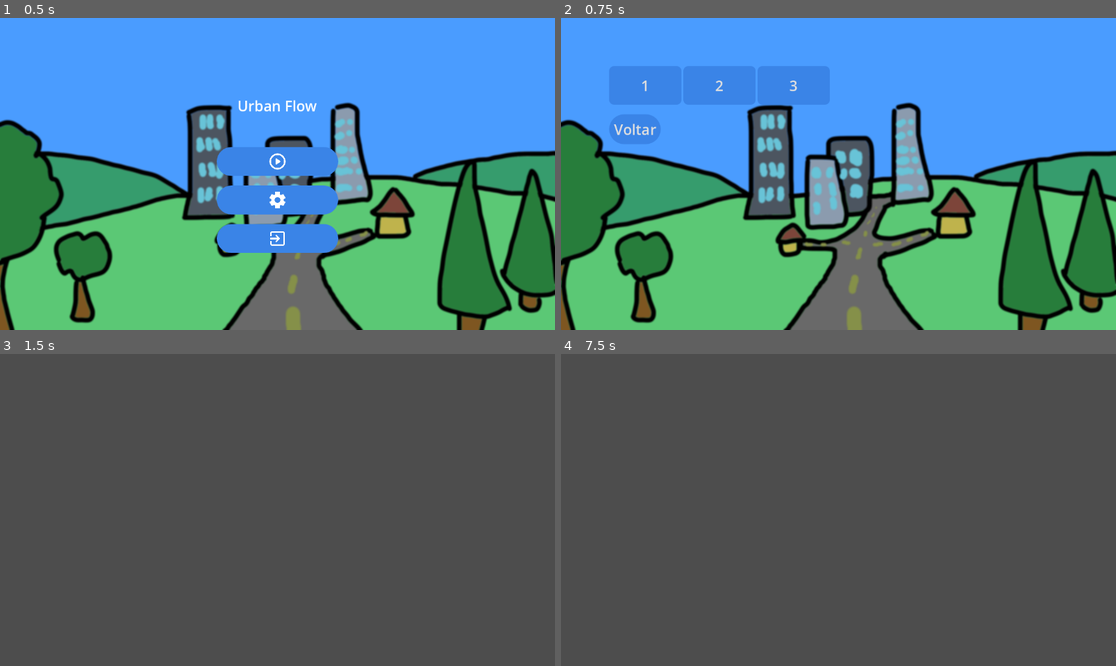
Above: before the commit, frames 1-4 (two rows, left to right).
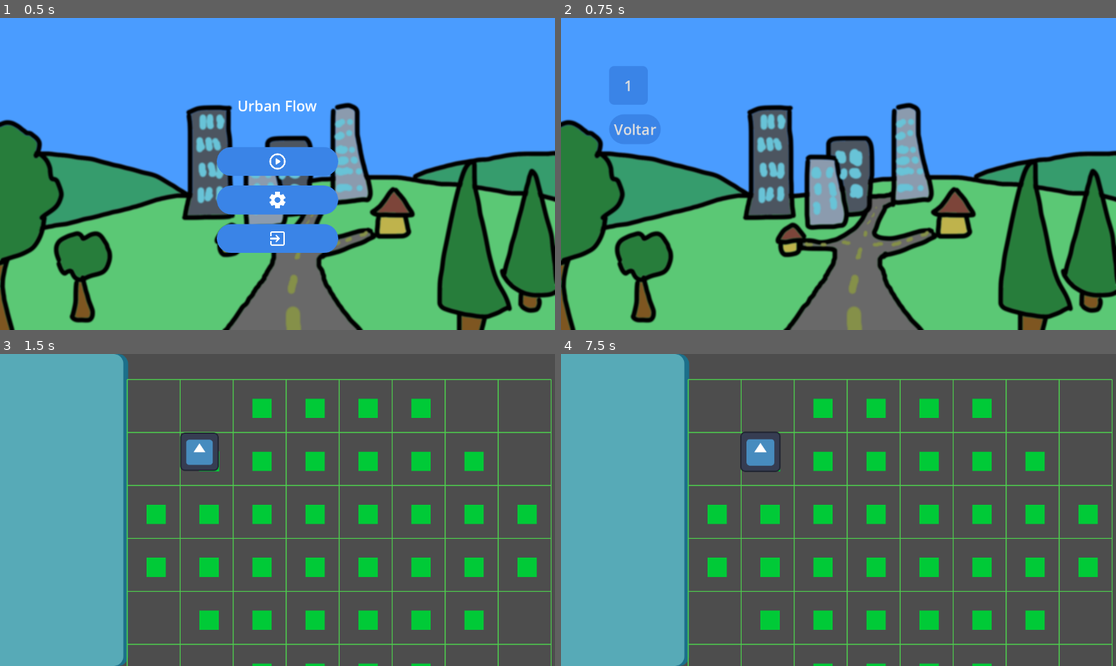
Above: after the commit, the same moments.

Repository: Thales3006/urban-flow
Game: Godot game, scene res://scenes/main_menu.tscn
Same seed, same stepped clock (60 frames per second), same inputs: the game is played once before the commit and once after it. The engine's default icon, where the game draws it, is replaced by a stand-in: a white triangle on a blue panel in a dark square.
Inputs (mouse positions are in pixels of both pictures, inside the frame that each line leads up to):
- Up to frame 1 (0.5 s): no input
- Up to frame 2 (0.75 s): click (838, 161) at 0.5 s
- Up to frame 3 (1.5 s): click "1" at 1.25 s
- Up to frame 4 (7.5 s): tap Enter at 2, 3.5, 5 s; move the mouse to (960, 494) at 2.02 s; click (960, 494) at 2.17 s; tap Space at 2.75, 4.25, 5.75 s; drag from (727, 525) to (810, 572) at 2.77 s; move the mouse to (894, 441) at 3.52 s; click (894, 441) at 3.67 s; drag from (810, 572) to (672, 463) at 4.27 s; move the mouse to (1005, 556) at 5.02 s; click (1005, 556) at 5.17 s; drag from (672, 463) to (755, 432) at 5.77 s; move the mouse to (866, 510) at 6.52 s; click (866, 510) at 6.67 s; drag from (755, 432) to (727, 525) at 7.27 s

Frame 1 is identical in both runs. In frame 2, 0.1% of the frame differs, in the area x 11-43%, y 20-24%; in frame 3, 34%, in the area x 0-100%, y 0-100%; in frame 4, 34%.

Commit message:
feat: new placeholder level 1 file and level scene

Diff:
--- /dev/null
+++ b/global.gd
@@ -0,0 +1,4 @@
+extends Node
+
+var current_level_path: String
+var is_dragging: bool = false
--- a/project.godot
+++ b/project.godot
@@ -15,6 +15,21 @@
 config/features=PackedStringArray("4.5", "GL Compatibility")
 config/icon="res://resources/icons/icon.svg"
 
+[autoload]
+
+global="*res://global.gd"
+
+[global_group]
+
+dropable=""
+
+[input]
+
+mouse={
+"deadzone": 0.2,
+"events": []
+}
+
 [rendering]
 
 renderer/rendering_method="gl_compatibility"
--- /dev/null
+++ b/resources/levels/level1.tres
@@ -0,0 +1,15 @@
+[gd_resource type="Resource" script_class="LevelData" load_steps=2 format=3 uid="uid://fpq5cb6n8grw"]
+
+[ext_resource type="Script" uid="uid://b2di8yjhlf3sq" path="res://scenes/scripts/level_data.gd" id="1_a2b3c"]
+
+[resource]
+script = ExtResource("1_a2b3c")
+level_name = "1"
+grid_width = 8
+grid_height = 6
+grid_layout = Array[CellType]([2, 2, 0, 0, 0, 0, 2, 2, 2, 0, 0, 0, 0, 0, 0, 2, 0, 0, 0, 0, 0, 0, 0, 0, 0, 0, 0, 0, 0, 0, 0, 0, 2, 0, 0, 0, 0, 0, 0, 2, 2, 2, 0, 0, 0, 0, 2, 2])
+available_buildings = {
+"bus": 3,
+"hospital": 2,
+"house": 1
+}
--- /dev/null
+++ b/scenes/building.gd
@@ -0,0 +1,81 @@
+extends Node2D
+class_name Building
+
+const building = preload("res://scenes/building.tscn")
+
+var mouse_in: bool = false
+var dragging: bool = false
+var area2D: Area2D
+var initialPos: Vector2
+
+static func create(pos: Vector2) -> Building:
+	var new_building: Building = building.instantiate()
+	new_building.global_position = pos
+	new_building.initialPos = pos
+	return new_building
+
+func _ready() -> void:
+	area2D = $Area2D
+
+func _process(_delta: float) -> void:
+	pass
+
+func _input(event: InputEvent) -> void:
+	if event is InputEventMouseMotion and dragging:
+		global_position = get_global_mouse_position()
+	if event is InputEventMouseButton:
+		if not mouse_in:
+			return
+		if event.pressed:
+			dragging = true
+			global.is_dragging = true
+		elif not event.pressed and dragging:
+			dragging = false
+			global.is_dragging = false
+			print("MINHA POS: ")
+			print(self.global_position)
+
+			var tween = get_tree().create_tween()
+
+			var closest_cell = get_closest_overlapping_cell()
+			print(closest_cell)
+			if closest_cell:
+				print("TARGET CELL: ")
+				print(self.global_position)
+				tween.tween_property(self, "global_position", closest_cell.global_position, 0.2).set_ease(Tween.EASE_OUT)
+			else:
+				tween.tween_property(self, "global_position", initialPos, 0.2).set_ease(Tween.EASE_OUT)
+
+func get_closest_overlapping_cell():
+	if not area2D:
+		return null
+	var overlapping_bodies = area2D.get_overlapping_bodies()
+	var dropable_cells = []
+	for body in overlapping_bodies:
+		if body.is_in_group('dropable'):
+			dropable_cells.append(body)
+
+	var closest_cell = null
+	var min_distance = INF
+	for cell in dropable_cells:
+		var distance = global_position.distance_to(cell.global_position)
+		if distance < min_distance:
+			min_distance = distance
+			closest_cell = cell
+	return closest_cell
+
+func _on_area_2d_body_entered(body) -> void:
+	body.scale = Vector2(1.05,1.05)
+
+func _on_area_2d_body_exited(body) -> void:
+	body.scale = Vector2(1.0,1.0)
+
+func _on_area_2d_mouse_entered() -> void:
+	if not global.is_dragging:
+		mouse_in = true
+		scale = Vector2(1.05,1.05)
+
+func _on_area_2d_mouse_exited() -> void:
+	if not global.is_dragging:
+		mouse_in = false
+		scale = Vector2(1,1)
--- /dev/null
+++ b/scenes/building.tscn
@@ -0,0 +1,25 @@
+[gd_scene load_steps=4 format=3 uid="uid://beqaxe1jj2r4m"]
+
+[ext_resource type="Texture2D" uid="uid://dd6tqsywkpi5w" path="res://resources/icons/icon.svg" id="1_n8bkc"]
+[ext_resource type="Script" uid="uid://b6gc8q1a2dt1l" path="res://scenes/building.gd" id="1_uvy8r"]
+
+[sub_resource type="RectangleShape2D" id="RectangleShape2D_uvy8r"]
+size = Vector2(123, 120.5)
+
+[node name="Building" type="Node2D"]
+script = ExtResource("1_uvy8r")
+
+[node name="Sprite2D" type="Sprite2D" parent="."]
+scale = Vector2(0.6238607, 0.6227105)
+texture = ExtResource("1_n8bkc")
+
+[node name="Area2D" type="Area2D" parent="."]
+
+[node name="CollisionShape2D" type="CollisionShape2D" parent="Area2D"]
+scale = Vector2(0.6380408, 0.6380408)
+shape = SubResource("RectangleShape2D_uvy8r")
+
+[connection signal="body_entered" from="Area2D" to="." method="_on_area_2d_body_entered"]
+[connection signal="body_exited" from="Area2D" to="." method="_on_area_2d_body_exited"]
+[connection signal="mouse_entered" from="Area2D" to="." method="_on_area_2d_mouse_entered"]
+[connection signal="mouse_exited" from="Area2D" to="." method="_on_area_2d_mouse_exited"]
--- /dev/null
+++ b/scenes/cell.gd
@@ -0,0 +1,19 @@
+extends StaticBody2D
+class_name Cell
+
+const cell = preload("res://scenes/cell.tscn")
+
+func _ready() -> void:
+	pass
+
+# Called every frame. 'delta' is the elapsed time since the previous frame.
+func _process(_delta: float) -> void:
+	pass
+
+static func create(pos: Vector2) -> Cell:
+	var new_cell: Cell = cell.instantiate()
+	new_cell.position = pos
+	return new_cell
+
+func get_size() -> Vector2:
+	return $CollisionShape2D.shape.size
--- /dev/null
+++ b/scenes/cell.tscn
@@ -0,0 +1,20 @@
+[gd_scene load_steps=3 format=3 uid="uid://brfm4g7iqxnge"]
+
+[ext_resource type="Script" uid="uid://c0v0cis5d448r" path="res://scenes/cell.gd" id="1_upbjj"]
+
+[sub_resource type="RectangleShape2D" id="RectangleShape2D_6ngbm"]
+size = Vector2(40, 40)
+
+[node name="Cell" type="StaticBody2D" groups=["dropable"]]
+script = ExtResource("1_upbjj")
+
+[node name="CollisionShape2D" type="CollisionShape2D" parent="."]
+shape = SubResource("RectangleShape2D_6ngbm")
+
+[node name="ColorRect" type="ColorRect" parent="."]
+offset_left = -20.0
+offset_top = -20.0
+offset_right = 20.0
+offset_bottom = 20.0
+mouse_filter = 2
+color = Color(2.0696223e-06, 0.7901956, 0.21738222, 1)
--- /dev/null
+++ b/scenes/level.tscn
@@ -0,0 +1,38 @@
+[gd_scene load_steps=3 format=3 uid="uid://b304p5vhgs1gb"]
+
+[ext_resource type="Script" uid="uid://cnt2rf14173pp" path="res://scenes/scripts/grid.gd" id="1_2q6dc"]
+
+[sub_resource type="StyleBoxFlat" id="StyleBoxFlat_7u6i3"]
+content_margin_left = 20.0
+content_margin_top = 20.0
+content_margin_right = 20.0
+content_margin_bottom = 20.0
+bg_color = Color(0.34321898, 0.66615456, 0.71633834, 1)
+border_width_right = 10
+border_color = Color(0.109077685, 0.43712097, 0.54090965, 1)
+corner_radius_top_right = 20
+corner_radius_bottom_right = 20
+
+[node name="Level" type="Control"]
+layout_mode = 3
+anchors_preset = 15
+anchor_right = 1.0
+anchor_bottom = 1.0
+grow_horizontal = 2
+grow_vertical = 2
+mouse_filter = 2
+
+[node name="Panel" type="Panel" parent="."]
+layout_mode = 1
+anchors_preset = 15
+anchor_right = 1.0
+anchor_bottom = 1.0
+offset_right = -886.0
+grow_horizontal = 2
+grow_vertical = 2
+mouse_filter = 2
+theme_override_styles/panel = SubResource("StyleBoxFlat_7u6i3")
+
+[node name="Grid" type="Node2D" parent="."]
+position = Vector2(314, 103)
+script = ExtResource("1_2q6dc")
--- a/scenes/levels/level_1.tscn
+++ /dev/null
@@ -1,3 +0,0 @@
-[gd_scene format=3 uid="uid://b304p5vhgs1gb"]
-
-[node name="Level1" type="Node2D"]
--- a/scenes/levels/level_2.tscn
+++ /dev/null
@@ -1,3 +0,0 @@
-[gd_scene format=3 uid="uid://batqbqmaeqcw5"]
-
-[node name="Level2" type="Node2D"]
--- a/scenes/levels/level_3.tscn
+++ /dev/null
@@ -1,3 +0,0 @@
-[gd_scene format=3 uid="uid://jhsd8iynbk0r"]
-
-[node name="Level3" type="Node2D"]
--- /dev/null
+++ b/scenes/scripts/grid.gd
@@ -0,0 +1,54 @@
+extends Node2D
+
+var level: LevelData
+
+var cell_size: int = 100
+const inset: int = 10
+var max_size = 600
+
+var cell_instances = []
+
+func _ready():
+	level = load(global.current_level_path) as LevelData
+	if not level:
+		push_error("Failed to load level: " + global.current_level_path)
+		return
+	create_cells()
+	add_child(Building.create(Vector2(100,100)))
+
+func _draw():
+	draw_grid_lines()
+
+
+func draw_grid_lines():
+	for x in range(level.grid_width + 1):
+		var start = Vector2(x * (cell_size + inset) - 50, -50)
+		var end = Vector2(x * (cell_size + inset)- 50, level.grid_height * (cell_size + inset)-50)
+		draw_line(start, end, Color(0.3, 0.8, 0.3, 1), 2.0)
+
+	for y in range(level.grid_height + 1):
+		var start = Vector2(0- 50, y * (cell_size + inset)- 50)
+		var end = Vector2(level.grid_width * (cell_size + inset)- 50, y * (cell_size + inset)-50)
+		draw_line(start, end, Color(0.3, 0.8, 0.3, 1), 2.0)
+
+func create_cells():
+	for cell in cell_instances:
+		cell.queue_free()
+	cell_instances.clear()
+
+	for y in range(level.grid_height):
+		for x in range(level.grid_width):
+			var index = y * level.grid_width + x
+			var cell_type = level.grid_layout[index]
+
+			var pos = Vector2(inset+x * (cell_size + inset), inset+y * (cell_size + inset))
+
+			match cell_type:
+				LevelData.CellType.EMPTY:
+					var cell_instance = Cell.create(pos)
+					add_child(cell_instance)
+					cell_instances.append(cell_instance)
+				LevelData.CellType.FILLED:
+					var cell_instance = Cell.create(pos)
+					add_child(cell_instance)
+					cell_instances.append(cell_instance)
--- /dev/null
+++ b/scenes/scripts/level_data.gd
@@ -0,0 +1,14 @@
+extends Resource
+class_name LevelData
+
+enum CellType {
+	EMPTY,
+	FILLED,
+	BLOCKED
+}
+
+@export var level_name: String = ""
+@export var grid_width: int = 0
+@export var grid_height: int = 0
+@export var grid_layout: Array[CellType] = []
+@export var available_buildings: Dictionary = {}
--- a/scenes/scripts/level_menu.gd
+++ b/scenes/scripts/level_menu.gd
@@ -3,27 +3,25 @@
 @onready var grid = $MarginContainer/VBoxContainer/GridContainer
 
 func _ready():
-	_populate_levels()
-
-func _populate_levels():
-	var dir := DirAccess.open("res://scenes/levels")
+	var dir := DirAccess.open("res://resources/levels")
 	if dir == null:
 		push_error("Levels folder not found!")
 		return
 
 	for file_name in dir.get_files():
-		if file_name.ends_with(".tscn"):
+		if file_name.ends_with(".tres"):
+			var level_data: LevelData = load("res://resources/levels/" + file_name)
+
 			var button := Button.new()
-			button.text = file_name.get_basename()[-1]
-			button.custom_minimum_size = Vector2(150, 80)
+			button.text = level_data.level_name if level_data else file_name.get_basename()
+			button.custom_minimum_size = Vector2(80, 80)
 			button.focus_mode = Control.FOCUS_NONE
 			button.connect("pressed", Callable(self, "_on_level_selected").bind(file_name))
 			grid.add_child(button)
 
 func _on_level_selected(file_name: String):
-	var path = "res://scenes/levels/" + file_name
-	get_tree().change_scene_to_file(path)
-
+	global.current_level_path = "res://resources/levels/" + file_name
+	get_tree().change_scene_to_file("res://scenes/level.tscn")
 
 func _on_button_pressed() -> void:
 	get_tree().change_scene_to_file("res://scenes/main_menu.tscn")
--- a/scenes/scripts/main_menu.gd
+++ b/scenes/scripts/main_menu.gd
@@ -5,7 +5,7 @@
 	pass
 
 
-func _process(delta: float) -> void:
+func _process(_delta: float) -> void:
 	pass
 
 
Not shown, added: global.gd.uid
Not shown, added: scenes/building.gd.uid
Not shown, added: scenes/cell.gd.uid
Not shown, added: scenes/scripts/grid.gd.uid
Not shown, added: scenes/scripts/level_data.gd.uid
